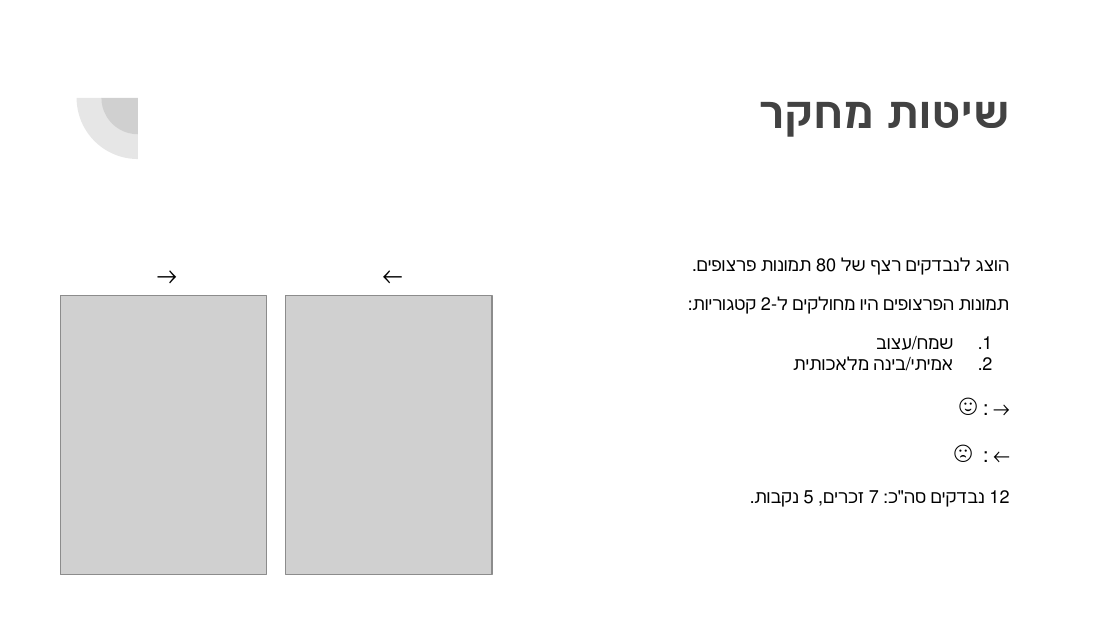
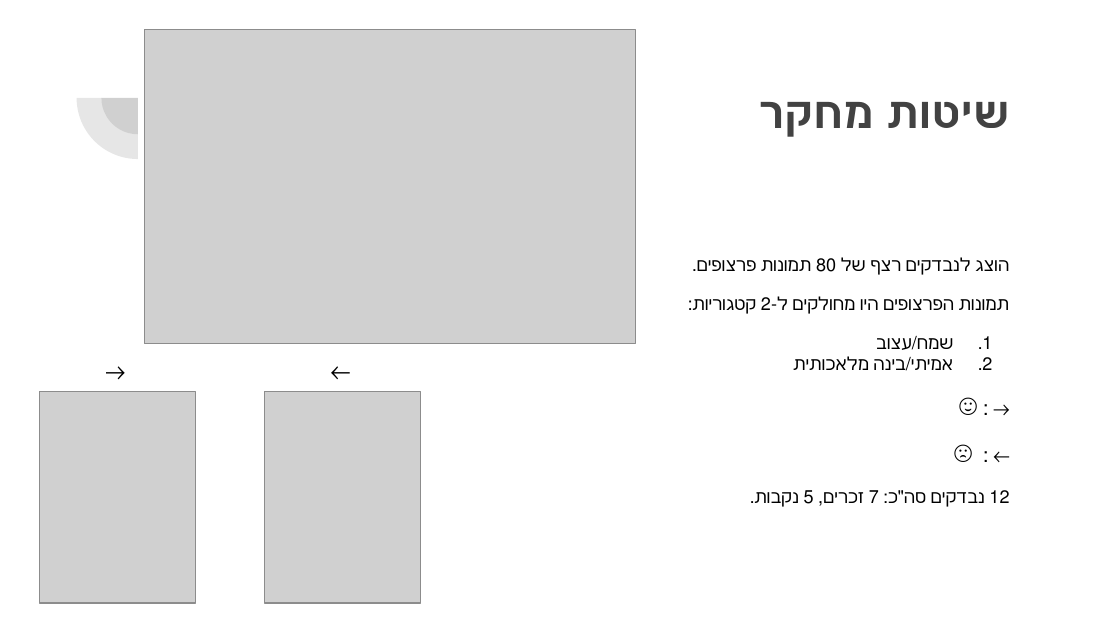
Before and after one commit to maooor13/face-recognition-experiment, a slide deck: slide 3 of 4. Blitz Presentation.pptx. Drawn at 1120x630 pixels with LibreOffice and Linux fonts; fonts in the diff are those of the drawing; grey boxes stand for pictures. Boxes give left, top, right and bottom in pixels: in the first picture for what was removed or moved away, otherwise in the second. Text is boxed around its words. In the diff, an @@ line names an element or a change of style, - is before the commit and + after.

Commit message:
Add prompt to presentation

```diff
--- a/4. Blitz Presentation.pptx
+++ b/4. Blitz Presentation.pptx
@@ picture added at <box>144,30,635,345</box> @@
@@ text "→" rewrapped from <box>139,243,188,296</box> to <box>100,338,137,414</box> @@
@@ text "←" rewrapped from <box>364,243,413,296</box> to <box>324,338,361,414</box> @@
@@ picture: place and size @@
-picture at <box>60,296,267,576</box>
+picture at <box>39,392,195,604</box>
@@ picture: place and size @@
-picture at <box>286,296,492,576</box>
+picture at <box>264,392,420,604</box>
```
